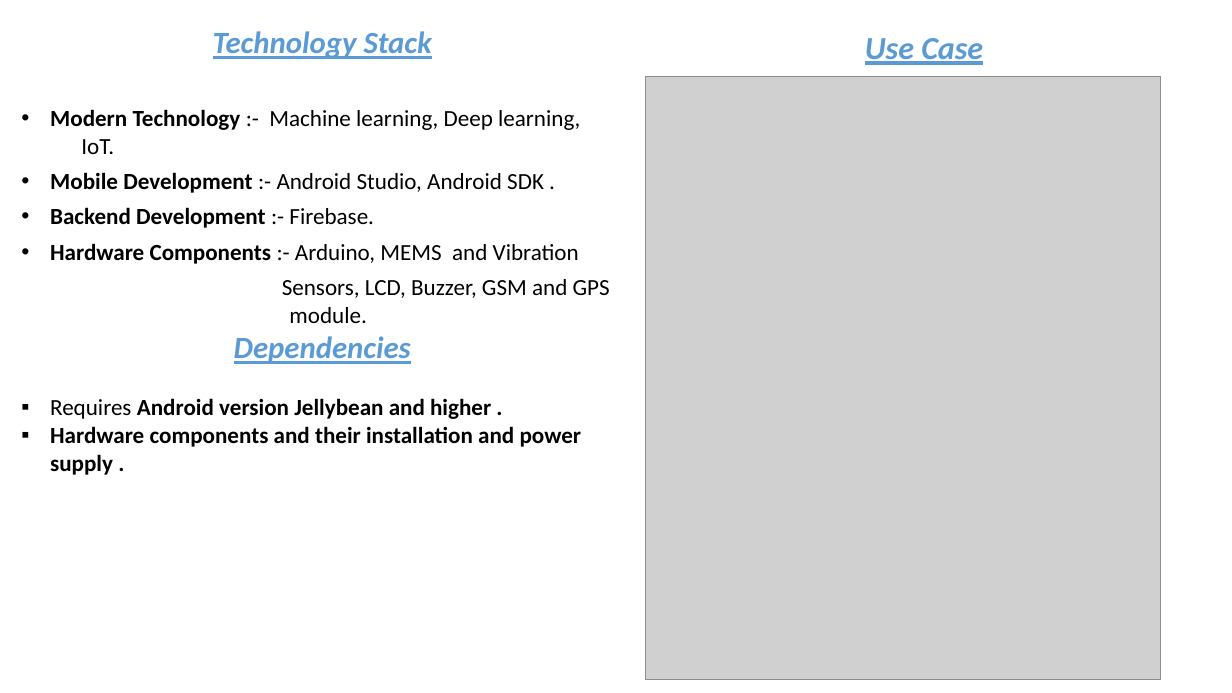
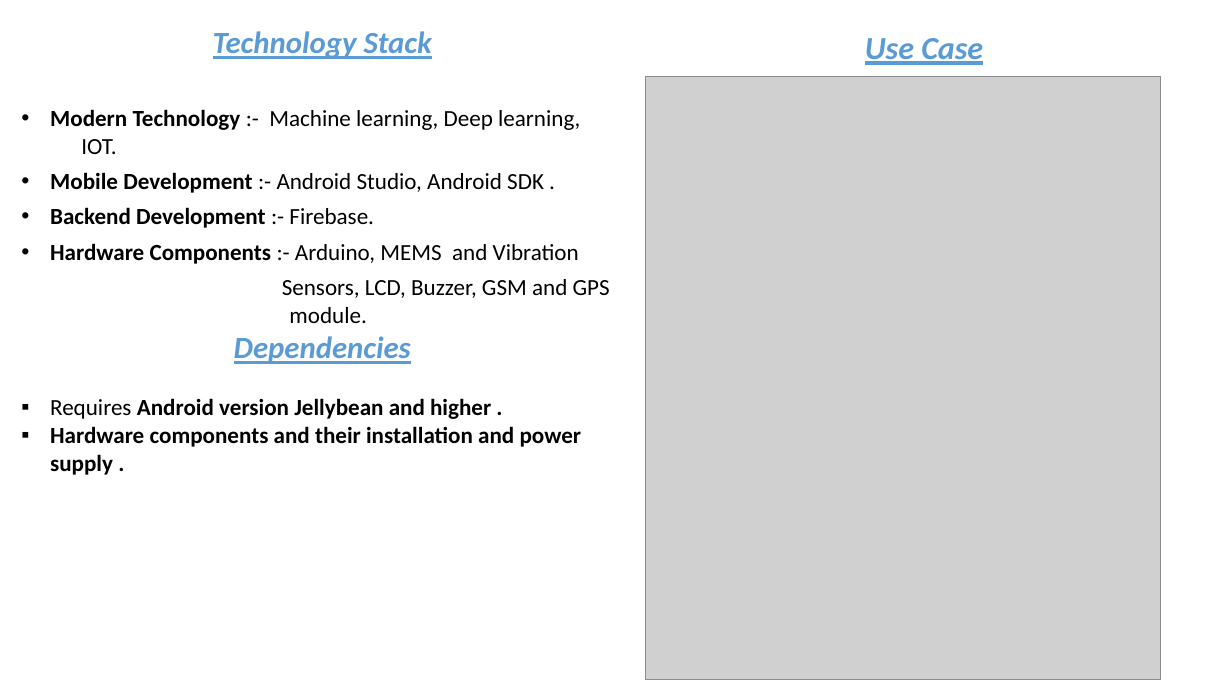
Before and after one commit to bhabalomkar421/Impulse_medicalAssistant, a slide deck: slide 4 of Documents/Rescue.pptx. Drawn at 1232x693 pixels with LibreOffice and Linux fonts; fonts in the diff are those of the drawing; grey boxes stand for pictures. Boxes give left, top, right and bottom in pixels: in the first picture for what was removed or moved away, otherwise in the second. Text is boxed around its words. In the diff, an @@ line names an element or a change of style, - is before the commit and + after.

```diff
--- a/Documents/Rescue.pptx
+++ b/Documents/Rescue.pptx
@@ text at <box>50,109,580,154</box>: text changed @@
-• Modern Technology :- Machine learning, Deep learning, IoT.
+• Modern Technology :- Machine learning, Deep learning, IOT.
```
Also in this commit, not shown: 3 other files.
